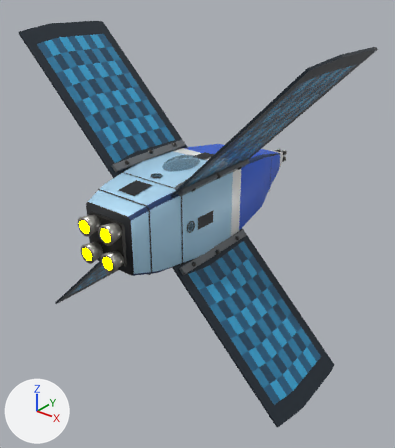
Renders of the glTF model ThoriumGap_JS/models/Ship_Crosspanel_3.glb from each side of a commit.
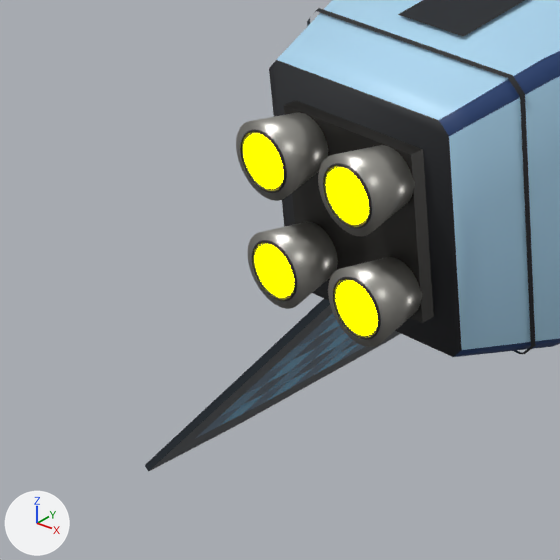
Old and new are each drawn whole from a 50 mm lens placed at (7.24, -9.3, 4.89), pointed at (0.04, -0.3, -0.69) and again close up on the part from 5% to 40% of the width and 42% to 73% of the height. The lights are fixed; the arrows at lower left show +X, +Y and +Z. The older version's two pictures come first. Where no turn or scale is listed for an object, it has been applied to the vertices.

The first close-up shows 'EngineBell_LowerLeft_TaperedSquareClusterNozzle', 'EngineBell_LowerRight_TaperedSquareClusterNozzle', 'EngineBell_UpperLeft_TaperedSquareClusterNozzle', 'EngineBell_UpperRight_TaperedSquareClusterNozzle', 'EngineDeck_SquareAftManifold', 'EngineEmitter', 'Fuselage_SquareBody', 'HullAccessPanel_TopAft', 'HullPanelRing_SquareSectionBand_01', 'SolarPanelWing_LowerLeftRidge_RectangularPhotovoltaicGrid' and 4 more.
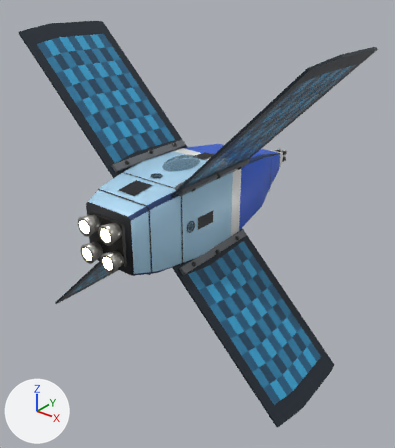
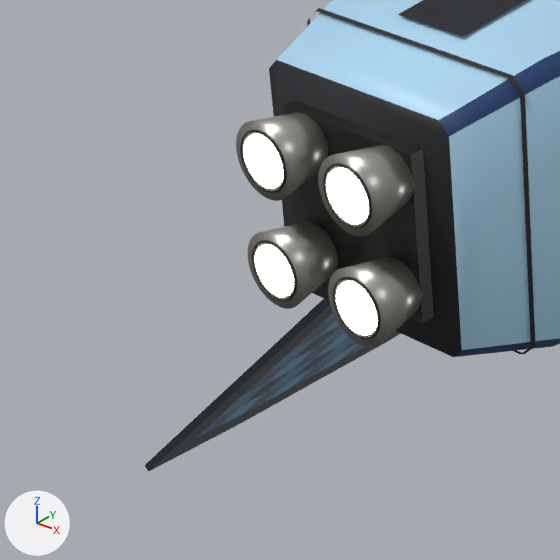
Boxes [x1, y1, x2, y2] around the edits, measured in the close-ups (560 x 560 px):
'EngineEmitter', recoloured (yellow to beige)
    both: [243, 133, 378, 335]

The change, as a diff of the scene's bpy script:
```diff
--- a/ThoriumGap_JS/models/Ship_Crosspanel_3.glb.py
+++ b/ThoriumGap_JS/models/Ship_Crosspanel_3.glb.py
@@ mat_engineglow @@
 mat_engineglow.roughness = 1.0
-mat_engineglow.emission_color = (1.0, 1.0, 0.0)  # yellow #ffff00
+mat_engineglow.emission_color = (0.62, 0.57, 0.4)  # beige #cec7aa
 mat_engineglow.emission_strength = 8.0
```
